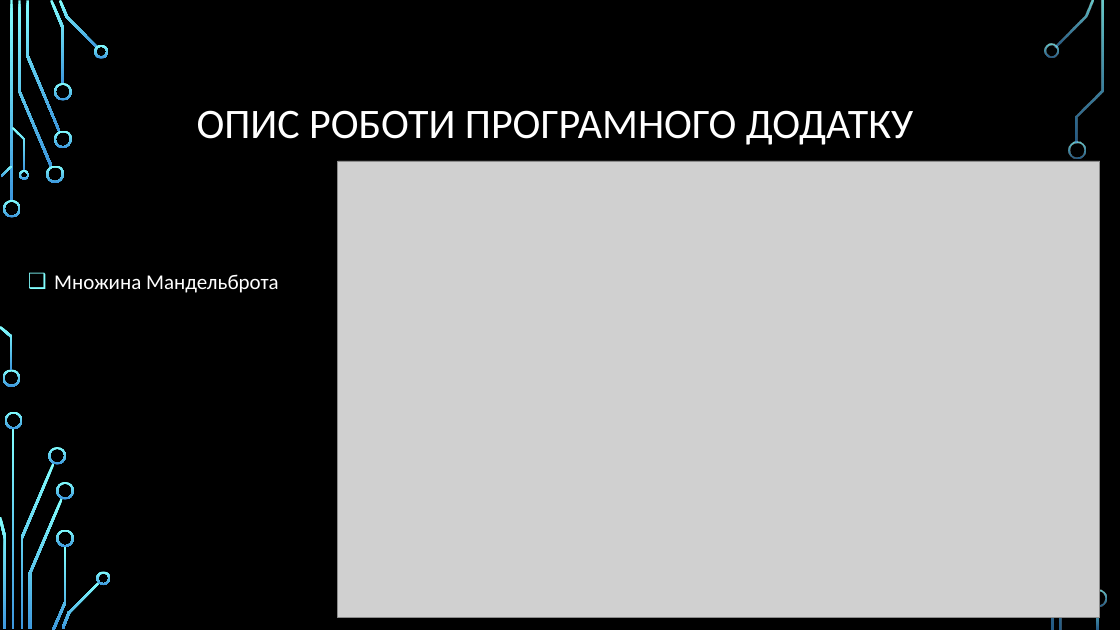
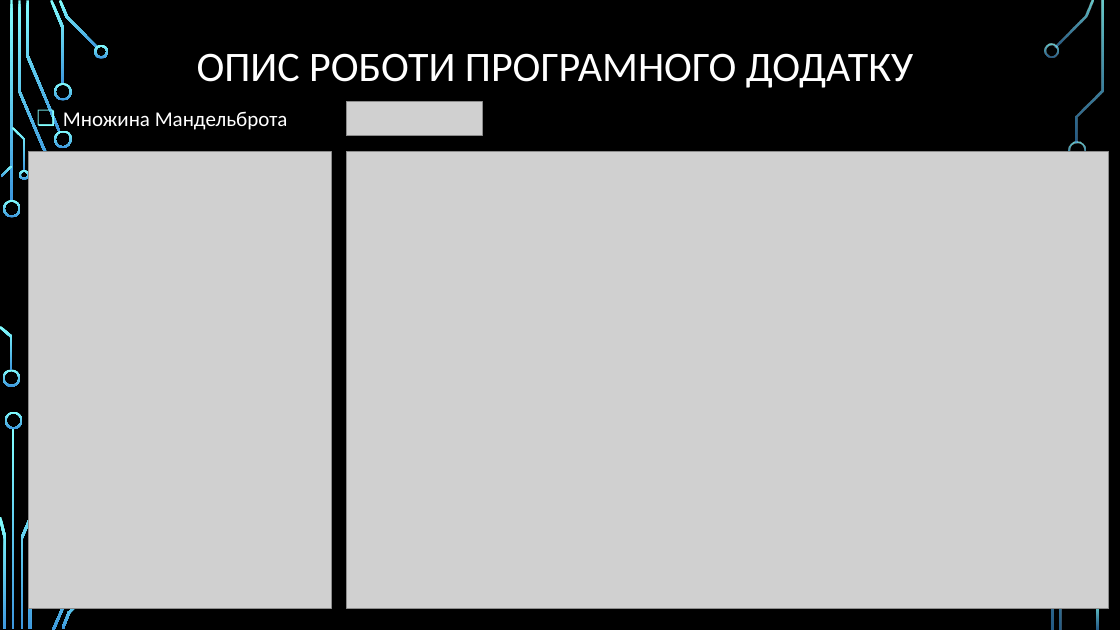
Before and after one commit to Raimhal/Fractator, a slide deck: slide 9 of Курсова презентація.pptx. Drawn at 1120x630 pixels with LibreOffice and Linux fonts; fonts in the diff are those of the drawing; grey boxes stand for pictures; background and template pictures are left out. Boxes give left, top, right and bottom in pixels: in the first picture for what was removed or moved away, otherwise in the second. Text is boxed around its words. In the diff, an @@ line names an element or a change of style, - is before the commit and + after.

```diff
--- a/Курсова презентація.pptx
+++ b/Курсова презентація.pptx
@@ title "ОПИС РОБОТИ ПРОГРАМНОГО ДОДАТКУ": place and size @@
-title "ОПИС РОБОТИ ПРОГРАМНОГО ДОДАТКУ" at [197, 110, 913, 145]
+title "ОПИС РОБОТИ ПРОГРАМНОГО ДОДАТКУ" at [197, 53, 913, 88]
@@ text "Множина Мандельброта": place and size @@
-text "Множина Мандельброта" at [54, 274, 279, 293]
+text "Множина Мандельброта" at [63, 111, 288, 133]
@@ picture added at [346, 102, 482, 135] @@
@@ picture added at [29, 152, 332, 609] @@
@@ picture: place and size @@
-picture at [338, 161, 1101, 618]
+picture at [346, 152, 1109, 609]
@@ group removed at [46, 166, 1107, 607]: 6 freeform shapes @@
```
Also in this commit, not shown: 6 other slides changed, 5 other files.
